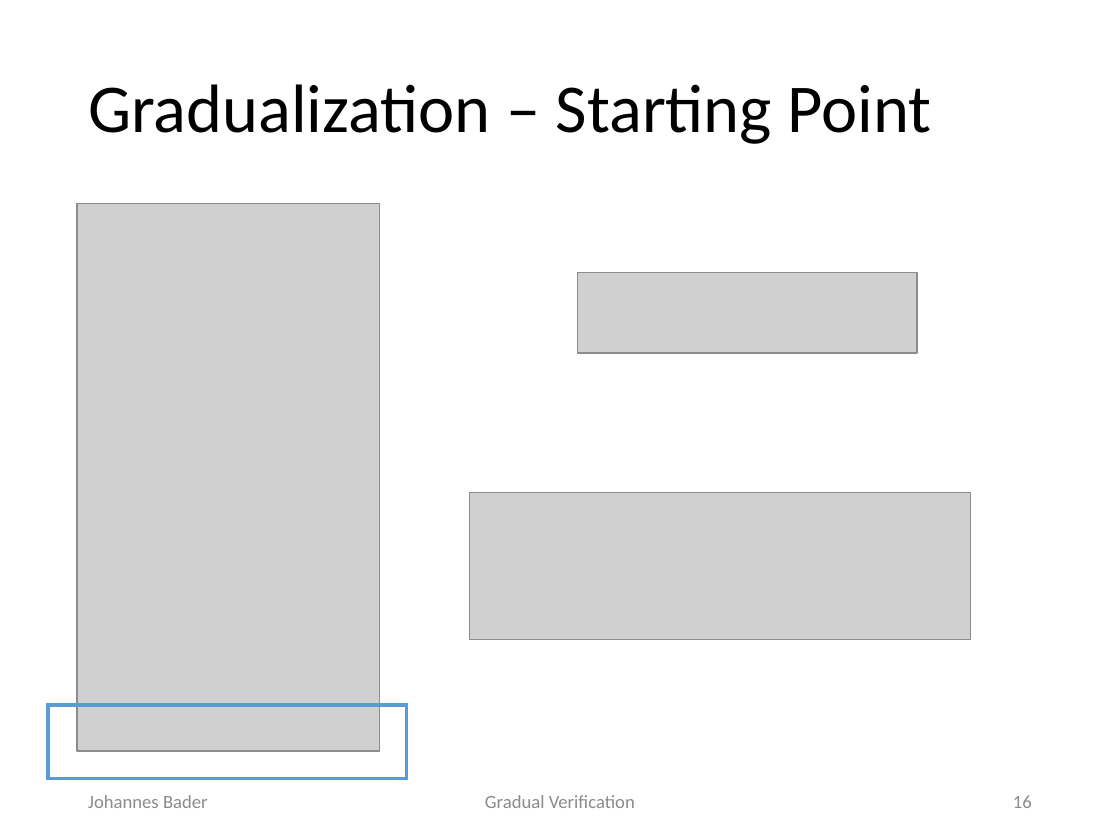
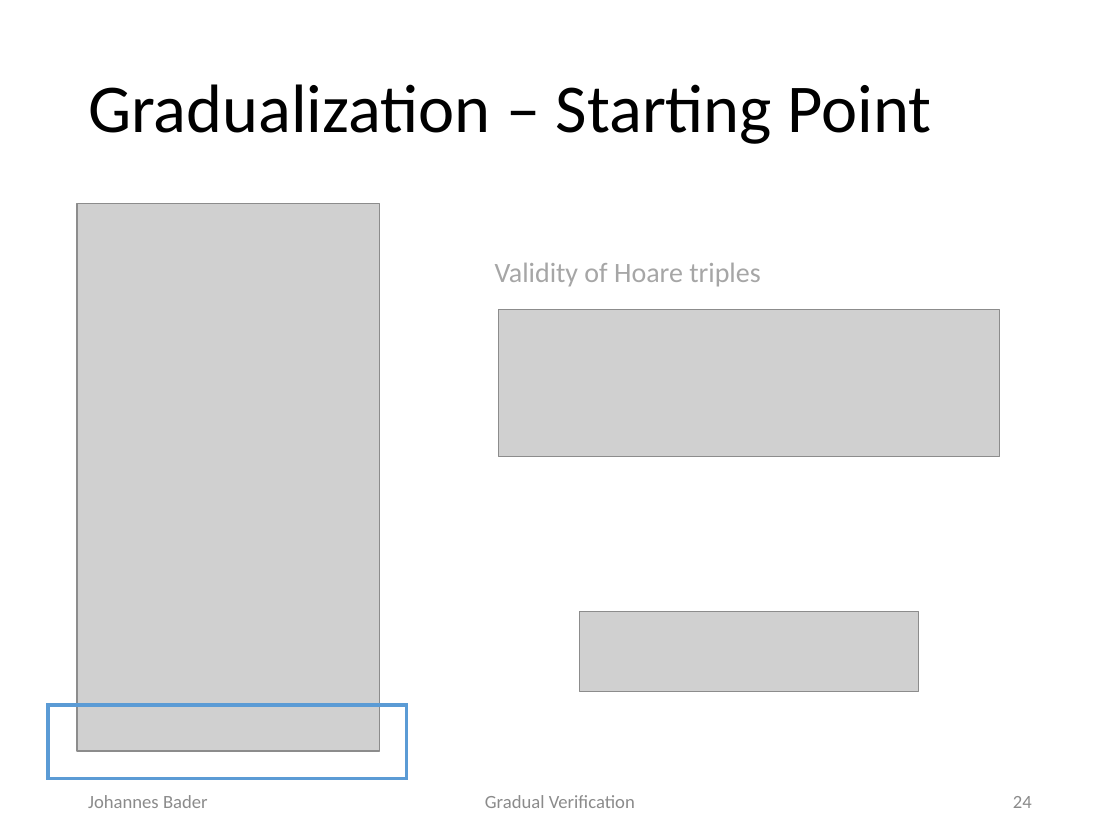
Before and after one commit to olydis/GradVerThesis, a slide deck: slide 24 of presentation/PLunch.pptx (slide 16 before the commit). Drawn at 1120x840 pixels with LibreOffice and Linux fonts; fonts in the diff are those of the drawing; grey boxes stand for pictures. Boxes give left, top, right and bottom in pixels: in the first picture for what was removed or moved away, otherwise in the second. Text is boxed around its words. In the diff, an @@ line names an element or a change of style, - is before the commit and + after.

```diff
--- a/presentation/PLunch.pptx
+++ b/presentation/PLunch.pptx
@@ text added at (x1=495, y1=263, x2=760, y2=287), 18 pt, text #A6A6A6 @@
+Validity of Hoare triples
@@ picture moved from (x1=469, y1=493, x2=971, y2=640) to (x1=498, y1=309, x2=1000, y2=456) @@
@@ picture moved from (x1=578, y1=273, x2=917, y2=354) to (x1=579, y1=612, x2=918, y2=692) @@
@@ page number at (x1=1013, y1=796, x2=1032, y2=808): text changed @@
-16
+24
```
Also in this commit, not shown: 13 other slides changed, 8 slides added.
